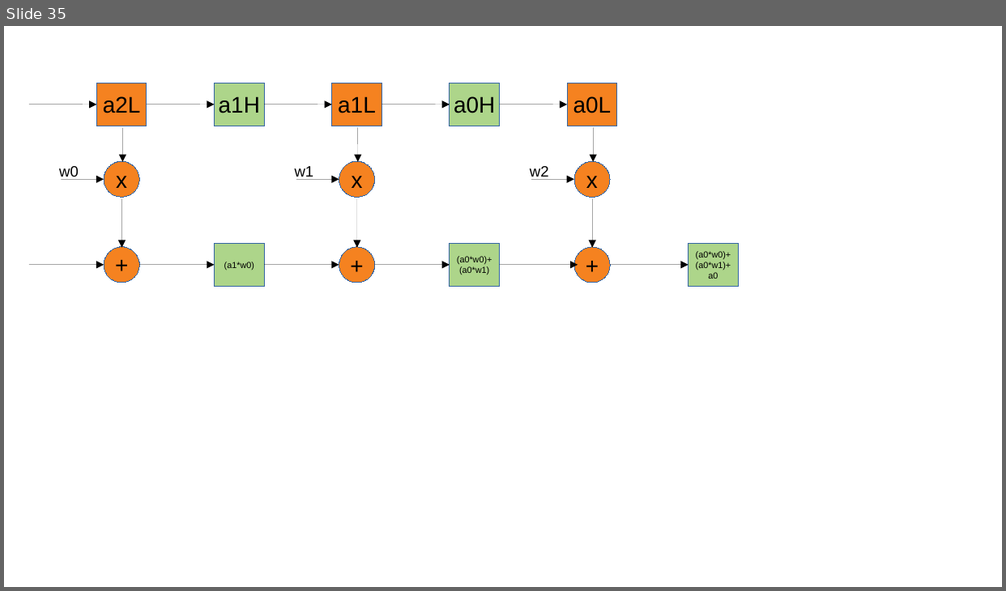
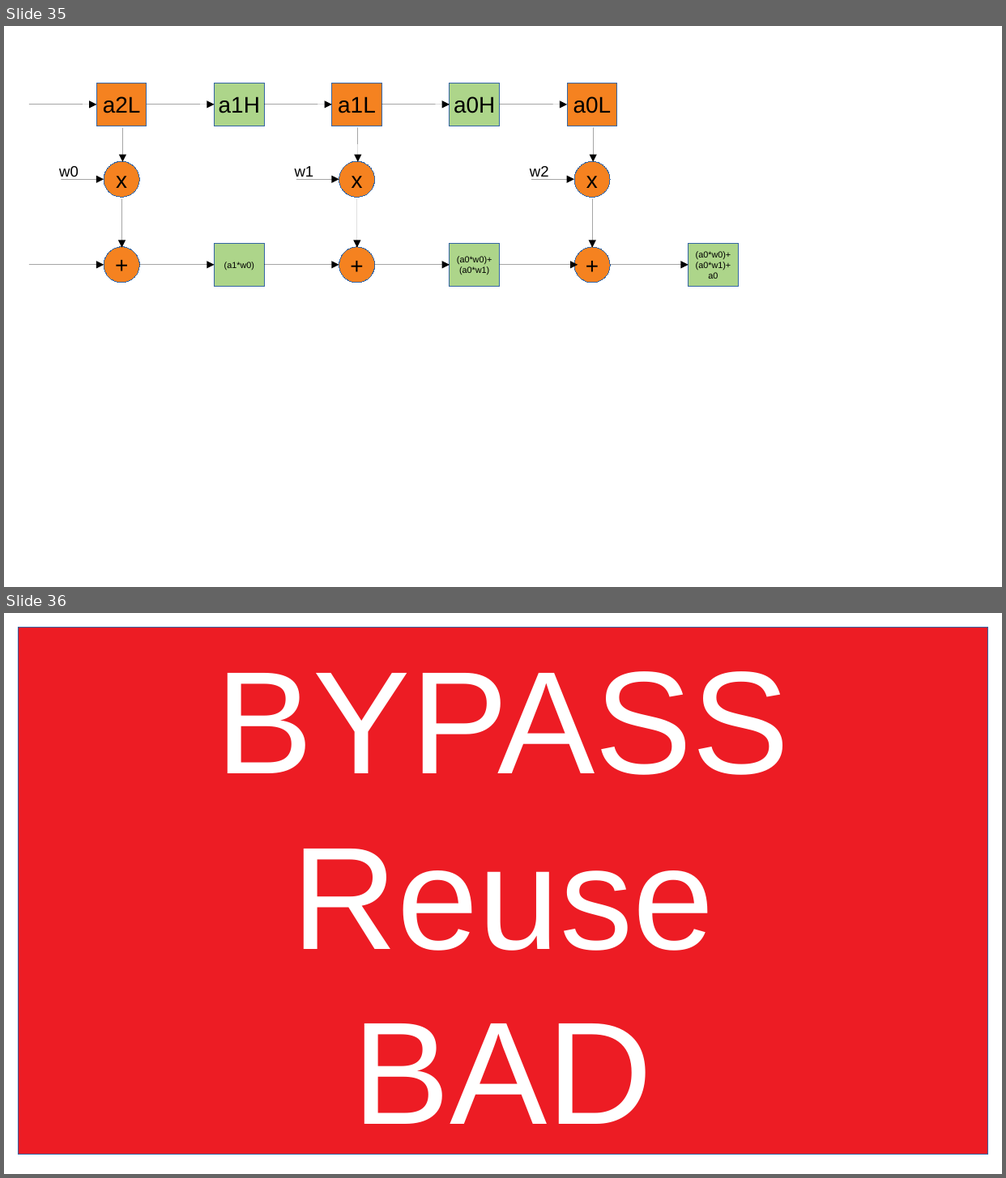
Before and after one commit to raminrasoulinezhad/MLBlocks, a slide deck: presentations/cheatsheet.odp. Shown one above the other, each under a label of ours: slide 35 before the commit, slides 35 and 36 after it. The pictures are 1006x591 and 1006x1178 pixels, drawn with LibreOffice and Linux fonts; fonts in the diff are those of the drawing. Boxes give left, top, right and bottom in pixels: in the first picture for what was removed or moved away, otherwise in the second. Text is boxed around its words. In the diff, an @@ line names an element or a change of style, - is before the commit and + after.

Commit message:
update

```diff
--- a/presentations/cheatsheet.odp
+++ b/presentations/cheatsheet.odp
@@ slide 36 added at <box>4,613,1002,1174</box>, background #FFFFFF @@
@@ rectangle added at <box>19,628,988,1156</box>, fill #ED1C24, outline #3465A4 0 pt, 116.2 pt, text #FFFFFF @@
+BYPASS
+Reuse
+BAD
```
Also in this commit, not shown: 25 other slides added.
